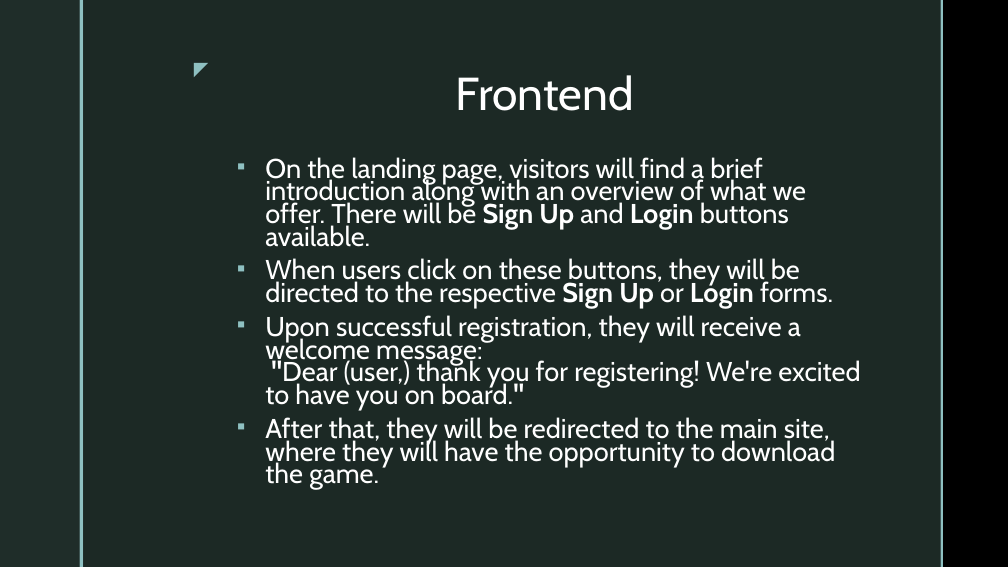
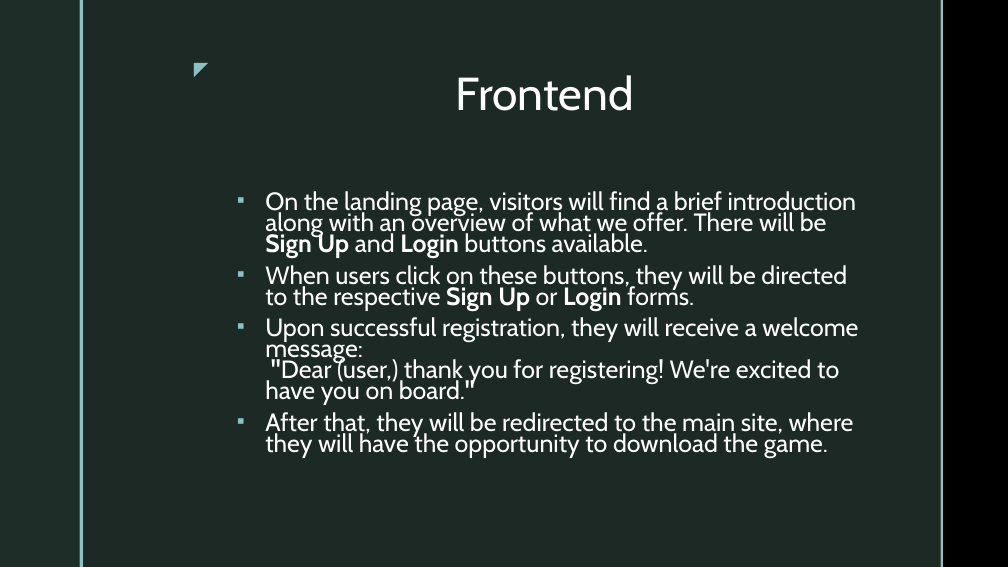
Before and after one commit to SabPat702/sabjanpatrik, a slide deck: slide 20 of mestermunka/orai/Dokumentacio/mestermunka_ppt.pptx (slide 21 before the commit). Drawn at 1008x567 pixels with LibreOffice and Linux fonts; fonts in the diff are those of the drawing; background and template pictures are left out. Boxes give left, top, right and bottom in pixels: in the first picture for what was removed or moved away, otherwise in the second. Text is boxed around its words. In the diff, an @@ line names an element or a change of style, - is before the commit and + after.

```diff
--- a/mestermunka/orai/Dokumentacio/mestermunka_ppt.pptx
+++ b/mestermunka/orai/Dokumentacio/mestermunka_ppt.pptx
@@ text "On the landing page, visitors ..." at bbox=[265, 191, 858, 457]: size 25.9 to 23.8 pt @@
```
Also in this commit, not shown: 1 slide removed.
